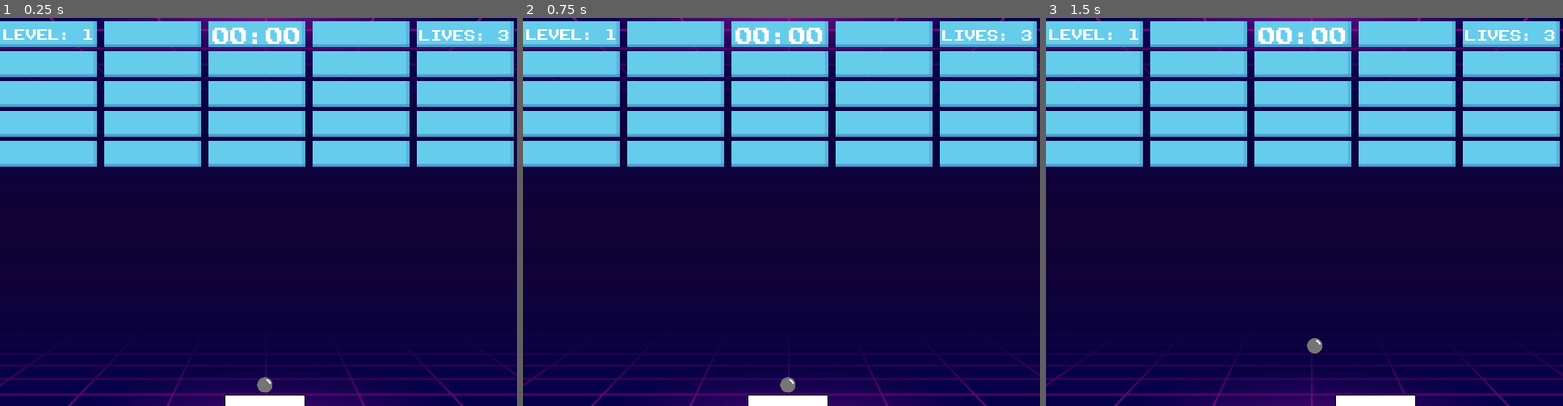
Above: before the commit, frames 1-3 (left to right).
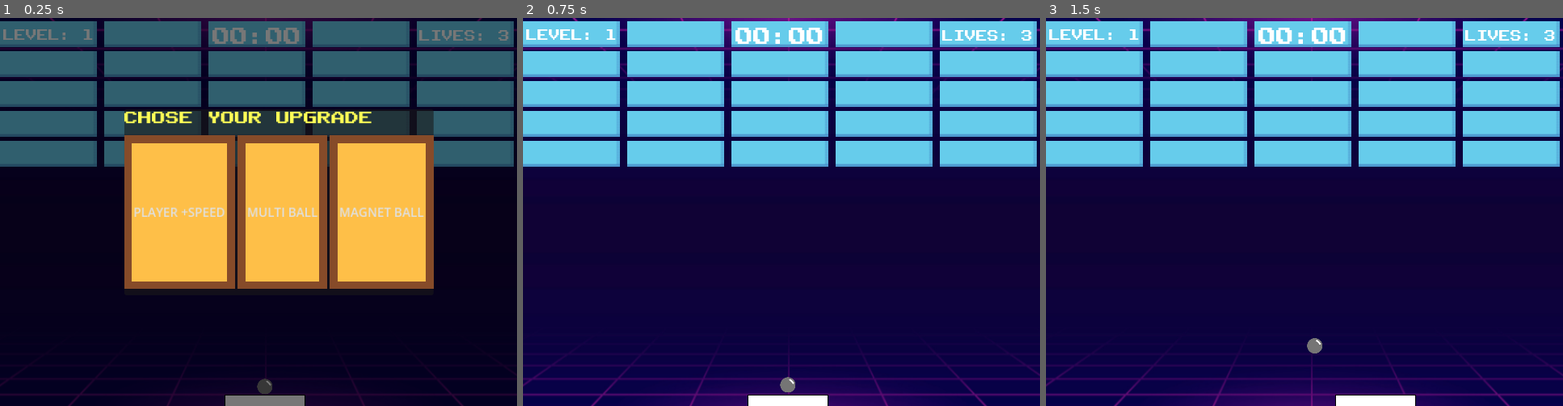
Above: after the commit, the same moments.

Repository: fabiolrodriguez/roguebrick
Game: Godot game, scene res://scenes/wrold.tscn
The game is run twice, just before and just after one commit, with the same random seed, the same clock (stepped at 60 frames per second) and the same inputs.
Inputs (mouse positions are in pixels of both pictures, inside the frame that each line leads up to):
- Up to frame 1 (0.25 s): no input
- Up to frame 2 (0.75 s): click (703, 212) at 0.5 s, where only the run after the commit has a clickable "PLAYER +SPEED"
- Up to frame 3 (1.5 s): tap Enter (ui_accept) at 1.25 s; move the mouse to (1418, 192) at 1.27 s; hold Right (ui_right) from 1.28 s (still down)

The runs differ from the first frame. In frame 1, 100% of the frame differs, in the area x 0-100%, y 0-100%; in frame 2, nothing differs; in frame 3, nothing differs.

Commit message:
work on multiball feature

Diff:
--- a/scripts/main.gd
+++ b/scripts/main.gd
@@ -44,6 +44,8 @@
 var elapsed_time := 0.0
 var timer_running := false
 var timer_started_once := false
+
+var has_multiball_upgrade := false
 
 @onready var timer_label = $hud/TimerLabel
 
@@ -107,7 +109,7 @@
 	apply_upgrade(chosen_upgrade)
 	upgrade_menu.visible = false
 
-	call_deferred("start_next_phase")
+	call_deferred("start_new_phase", phase)
 
 
 func apply_upgrade(upgrade_id: String):
@@ -127,9 +129,9 @@
 			print("Entrou no case magnet_ball")
 			if bola.has_method("enable_magnet"):
 				bola.enable_magnet()
-			else:
-				print("metodo não encontrado")
 		"multi_ball":
+			print("Entrou no case multi ball")
+			has_multiball_upgrade = true
 			spawn_extra_ball()
 
 
@@ -203,7 +205,7 @@
 	win_menu.visible = false
 	upgrade_menu.visible = false
 
-	generate_bricks()
+	#generate_bricks()
 	# connect brick to send the get the destroyed signal
 	for brick in bricks.get_children():
 		brick.destroyed.connect(_on_brick_destroyed)
@@ -223,6 +225,7 @@
 
 	option3_button.mouse_entered.connect(_on_button_hover.bind(option3_button))
 	option3_button.mouse_exited.connect(_on_button_exit.bind(option3_button))
+	start_phase(phase)
 
 func _on_brick_destroyed():
 	call_deferred("check_bricks")
@@ -255,20 +258,20 @@
 		await get_tree().create_timer(0.5).timeout
 		bola.call_deferred("stick_to_player", ball_speed)
 		timer_running = false
-		if balls.size() > 1:
-			body.queue_free()
+		#if balls.size() > 1:
+			#body.queue_free()
 		call_deferred("check_remaining_balls")
 
 func start_phase(phase):
 	phase = phase
-	ball_speed = bola.start_speed + 18
-	brick_hits += 1
-	spawn_chance -= 0.1
 	print("Starting phase: ", phase)
 	bola.call_deferred("stick_to_player", ball_speed)
 	generate_bricks()
 	update_level_ui()
-	if phase > 1:
+	if phase > 0:
+		ball_speed = bola.start_speed + 18
+		brick_hits += 1
+		spawn_chance -= 0.1
 		show_upgrade_panel()
 
 func check_bricks():
@@ -336,16 +339,18 @@
 	var new_ball = ball_scene.instantiate()
 	add_child(new_ball)
 
+	var ball_script = new_ball.get_node("bola")
+
 	print("nova bola criada:", new_ball)
-
-	new_ball.global_position = paddle .global_position + Vector2(0, -30)
-	new_ball.player = player_path
-	new_ball.is_stuck = false
-	new_ball.speed = ball_speed
-	new_ball.velocity = Vector2(-0.6, -1).normalized() * ball_speed
+	ball_script.scale = Vector2(0.27, 0.27)
+	ball_script.global_position = paddle.global_position + Vector2(20, -10)
+	ball_script.player = player
+	ball_script.is_stuck = false
+	ball_script.speed = ball_speed
+	ball_script.velocity = Vector2(-0.6, -1).normalized() * ball_speed
 
 	print("nova bola posicionada em:", new_ball.global_position)
-	print("nova velocidade:", new_ball.velocity)
+	print("nova velocidade:", ball_script.velocity)
 
 func check_remaining_balls():
 	var balls = get_tree().get_nodes_in_group("ball")
